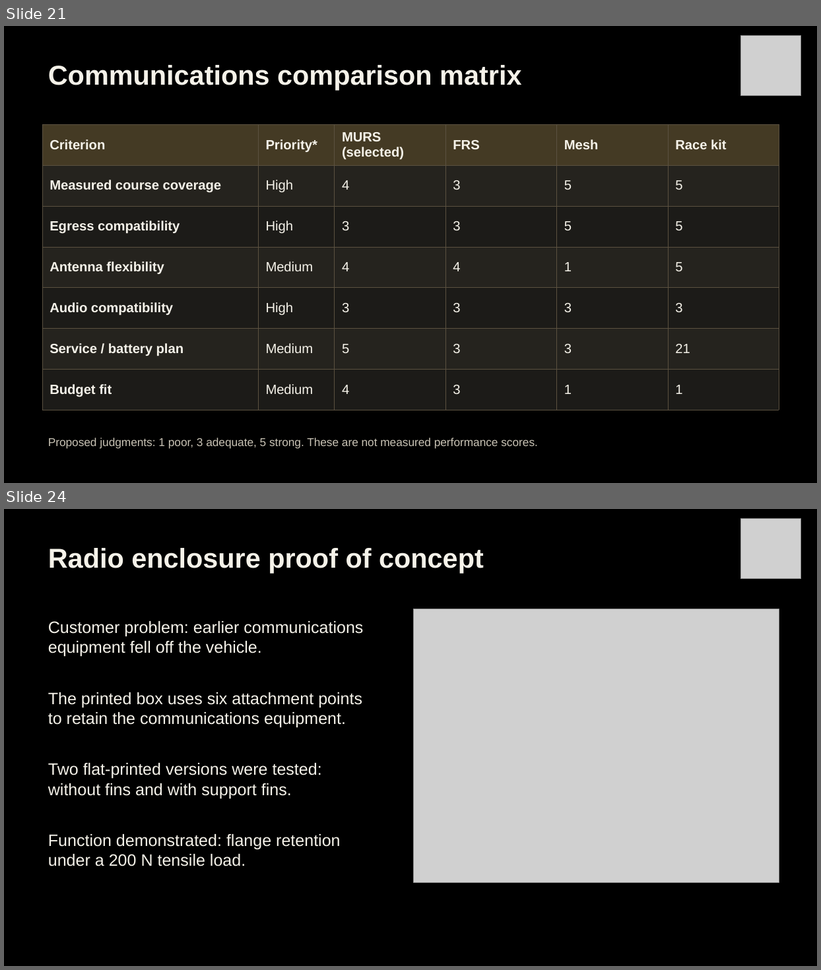
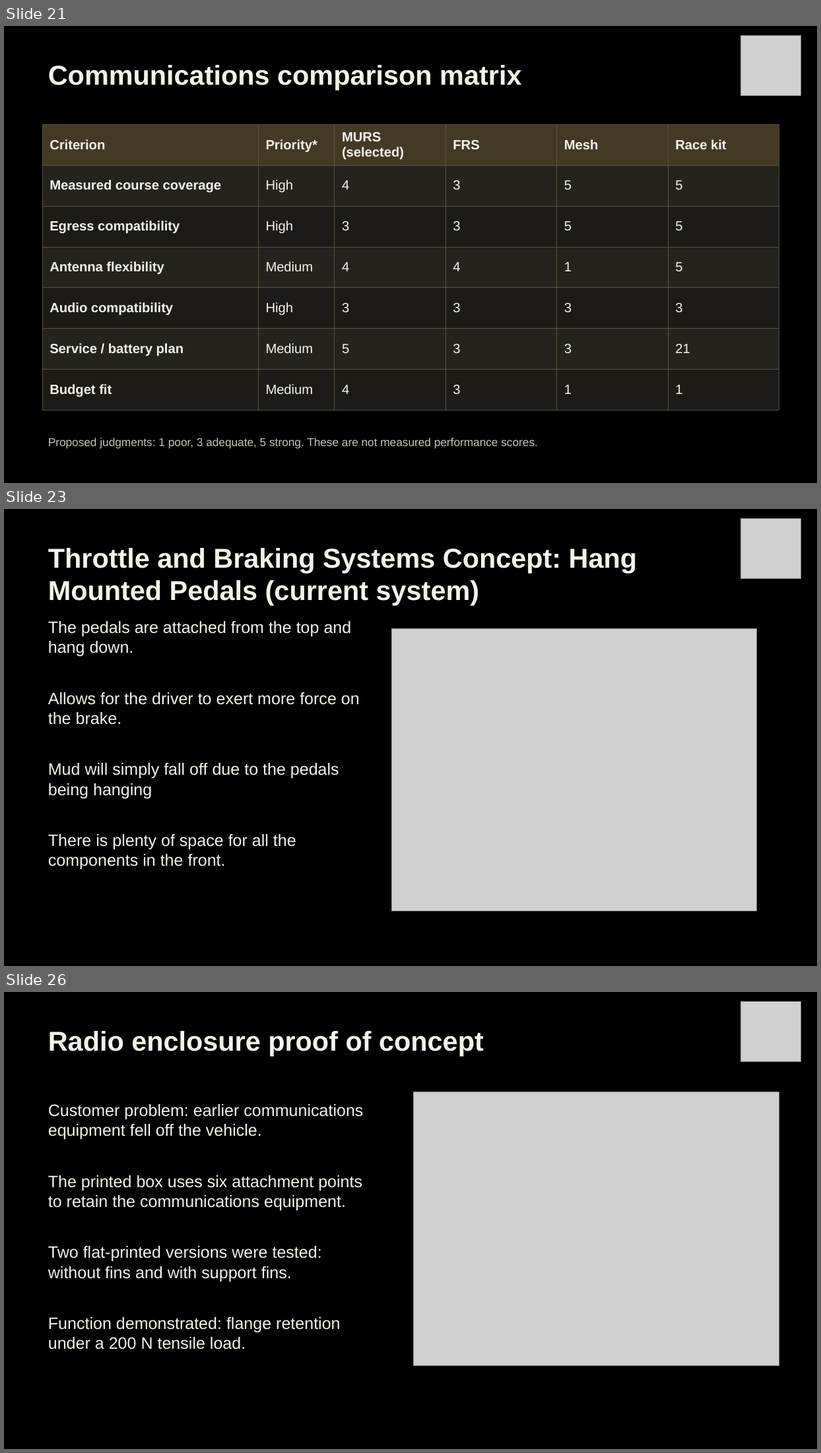
Before and after one commit to Polowater123/Aggie-Baja-Controls-The-A.B.C.-, a slide deck: PDR Draft.pptx. Shown one above the other, each under a label of ours: slides 21 and 24 before the commit, slides 21, 23 and 26 after it; the slides between them are not shown. The pictures are 821x970 and 821x1453 pixels, drawn with LibreOffice and Linux fonts; fonts in the diff are those of the drawing; grey boxes stand for pictures. Boxes give left, top, right and bottom in pixels: in the first picture for what was removed or moved away, otherwise in the second. Text is boxed around its words. In the diff, an @@ line names an element or a change of style, - is before the commit and + after.

```diff
--- a/PDR Draft.pptx
+++ b/PDR Draft.pptx
@@ slide 23 added at bbox=[4, 509, 817, 966], background #000000 @@
@@ picture added at bbox=[741, 519, 801, 579] @@
@@ text added at bbox=[48, 548, 637, 605], 32.2 pt, text #F5F2E9, bold @@
+Throttle and Braking Systems Concept: Hang Mounted Pedals (current system)
@@ text added at bbox=[48, 621, 352, 656], 19.5 pt, text #F5F2E9 @@
+The pedals are attached from the top and hang down.
@@ picture added at bbox=[392, 628, 757, 912] @@
@@ text added at bbox=[48, 692, 360, 725], 19.5 pt, text #F5F2E9 @@
+Allows for the driver to exert more force on the brake.
@@ text added at bbox=[48, 763, 339, 799], 19.5 pt, text #F5F2E9 @@
+Mud will simply fall off due to the pedals being hanging
@@ text added at bbox=[48, 834, 296, 870], 19.5 pt, text #F5F2E9 @@
+There is plenty of space for all the components in the front.
@@ what was slide 24 is now slide 26 @@
```
Also in this commit, not shown: 2 slides changed, 1 other slide added, 1 slide removed.
